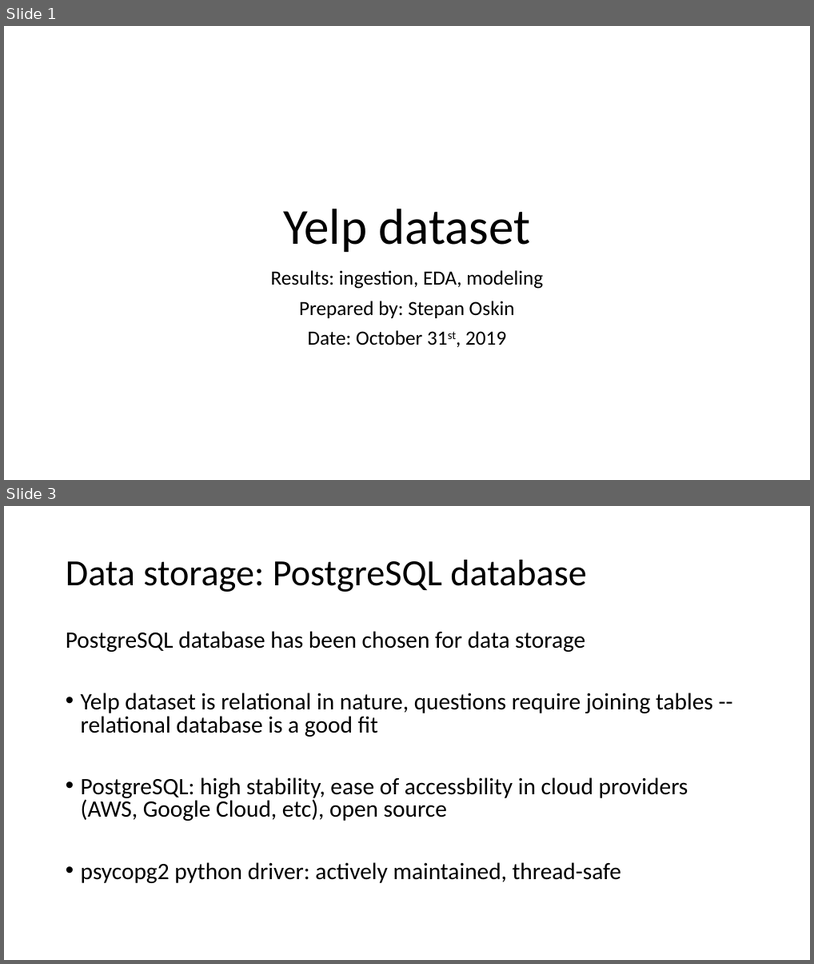
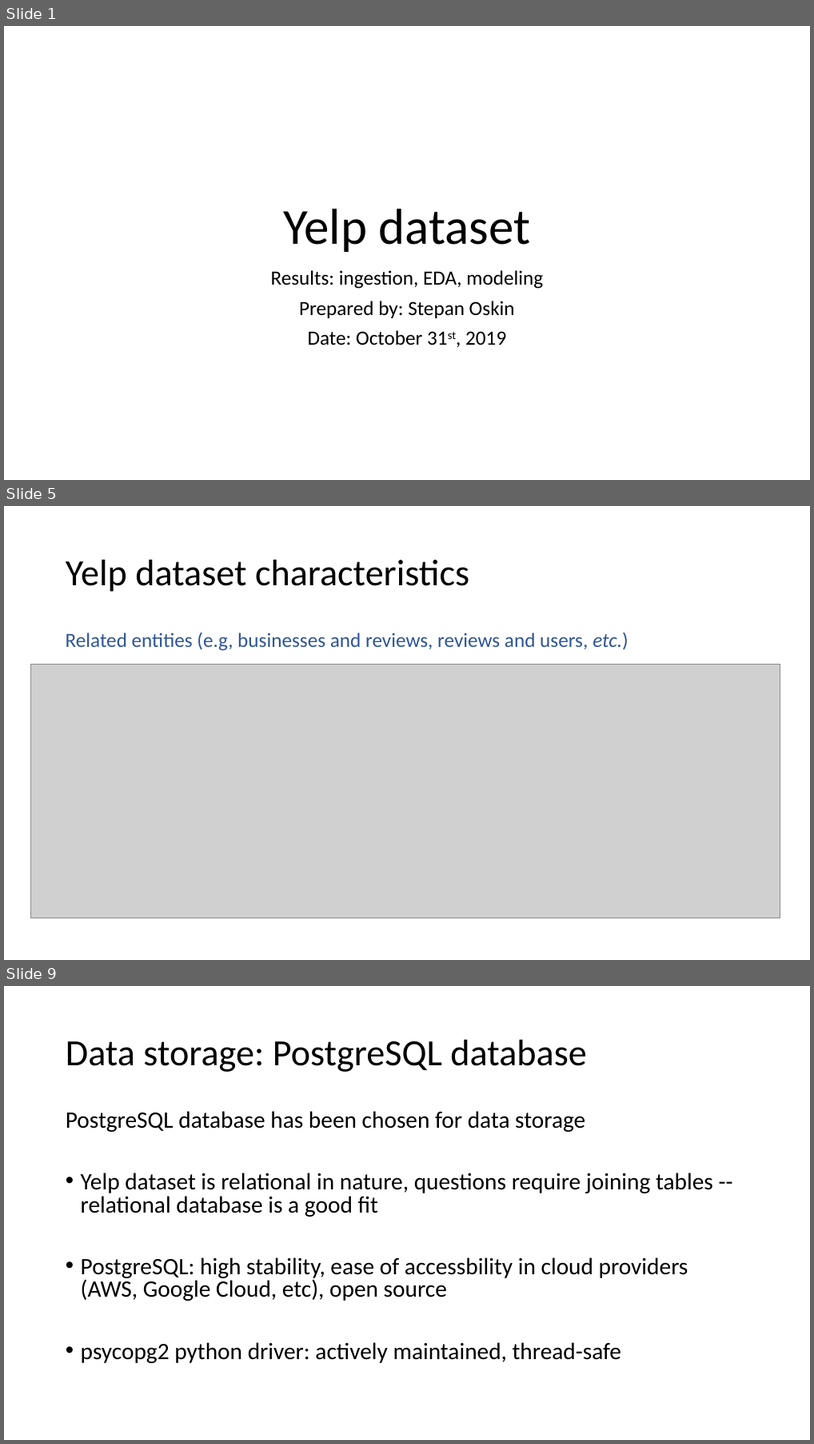
Before and after one commit to stepan-o/lift, a slide deck: presentations/Yelp_dataset_results.pptx. Shown one above the other, each under a label of ours: slides 1 and 3 before the commit, slides 1, 5 and 9 after it; the slides between them are not shown. The pictures are 814x964 and 814x1444 pixels, drawn with LibreOffice and Linux fonts; fonts in the diff are those of the drawing; grey boxes stand for pictures. Boxes give left, top, right and bottom in pixels: in the first picture for what was removed or moved away, otherwise in the second. Text is boxed around its words. In the diff, an @@ line names an element or a change of style, - is before the commit and + after.

```diff
--- a/presentations/Yelp_dataset_results.pptx
+++ b/presentations/Yelp_dataset_results.pptx
@@ slide 5 added at (x1=4, y1=506, x2=810, y2=960), background #FFFFFF @@
@@ title added at (x1=66, y1=560, x2=470, y2=592), 44 pt, text #000000 @@
+Yelp dataset characteristics
@@ text added at (x1=66, y1=632, x2=629, y2=651), 24 pt, text #2F5597 @@
+Related entities (e.g, businesses and reviews, reviews and users, etc.)
@@ picture added at (x1=31, y1=664, x2=781, y2=917) @@
@@ what was slide 3 is now slide 9 @@
```
Also in this commit, not shown: 1 slide changed, 6 other slides added.
